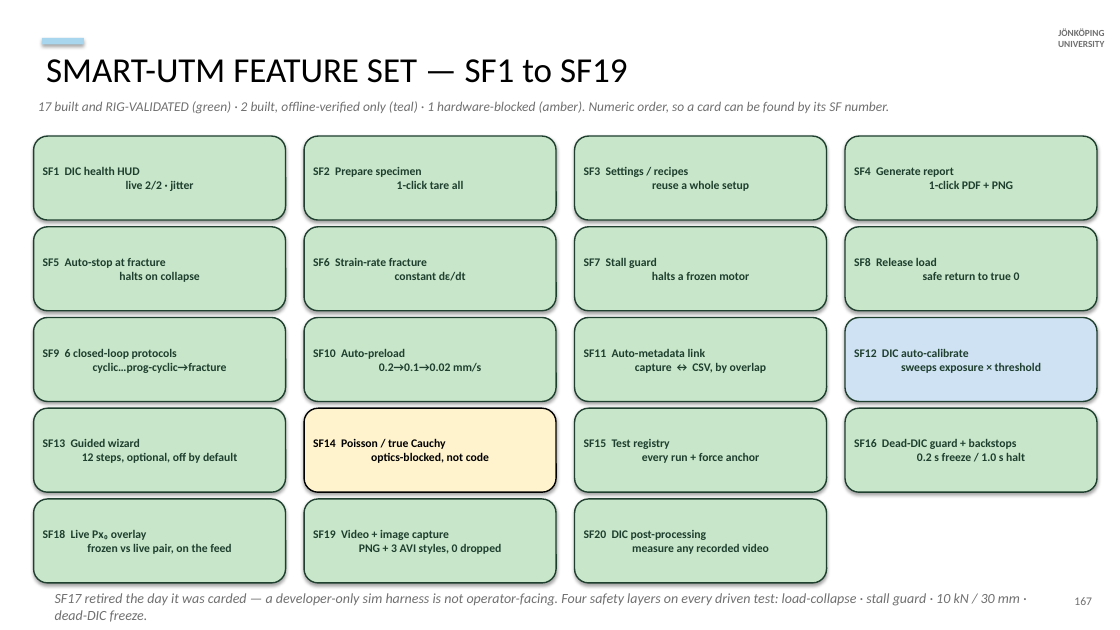
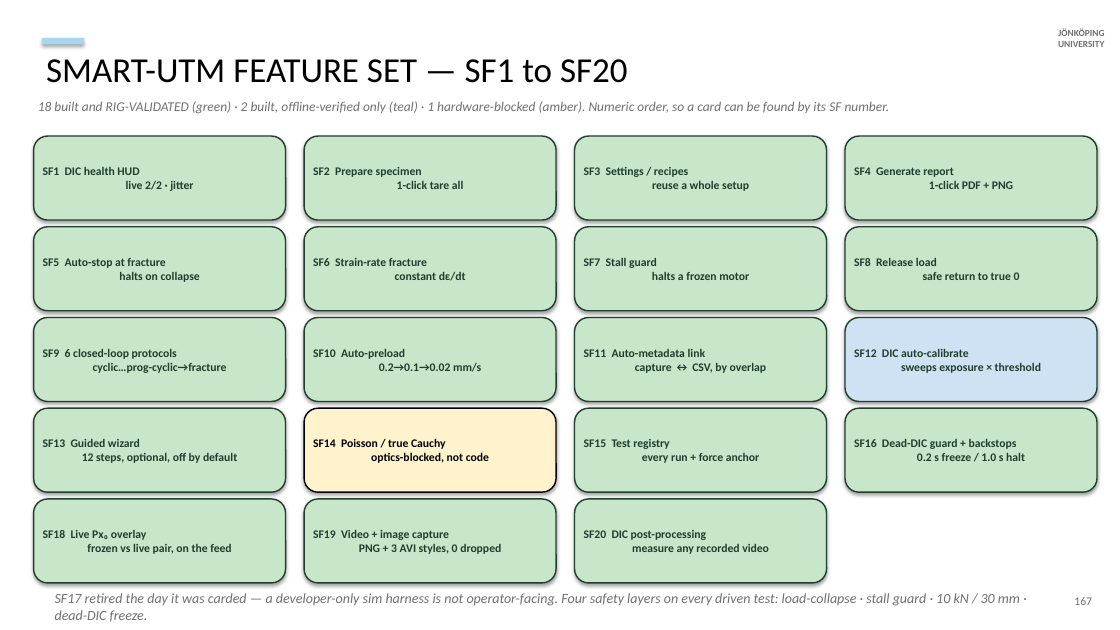
Before and after one commit to AdithyaSivakumar-3/UTM, a slide deck: slide 27 of documentation/decks/V6a_8_6_20_slides.pptx. Drawn at 1120x630 pixels with LibreOffice and Linux fonts; fonts in the diff are those of the drawing. Boxes give left, top, right and bottom in pixels: in the first picture for what was removed or moved away, otherwise in the second. Text is boxed around its words. In the diff, an @@ line names an element or a change of style, - is before the commit and + after.

```diff
--- a/documentation/decks/V6a_8_6_20_slides.pptx
+++ b/documentation/decks/V6a_8_6_20_slides.pptx
@@ text at [46,59,628,83]: text changed @@
-SMART-UTM FEATURE SET — SF1 to SF19
+SMART-UTM FEATURE SET — SF1 to SF20
@@ text at [38,101,890,113]: text changed @@
-17 built and RIG-VALIDATED (green) · 2 built, offline-verified only (teal) · 1 hardware-blocked (amber). Numeric order, so a card can be found by its SF number.
+18 built and RIG-VALIDATED (green) · 2 built, offline-verified only (teal) · 1 hardware-blocked (amber). Numeric order, so a card can be found by its SF number.
```
Also in this commit, not shown: 1 other slide changed, 2 other files.
